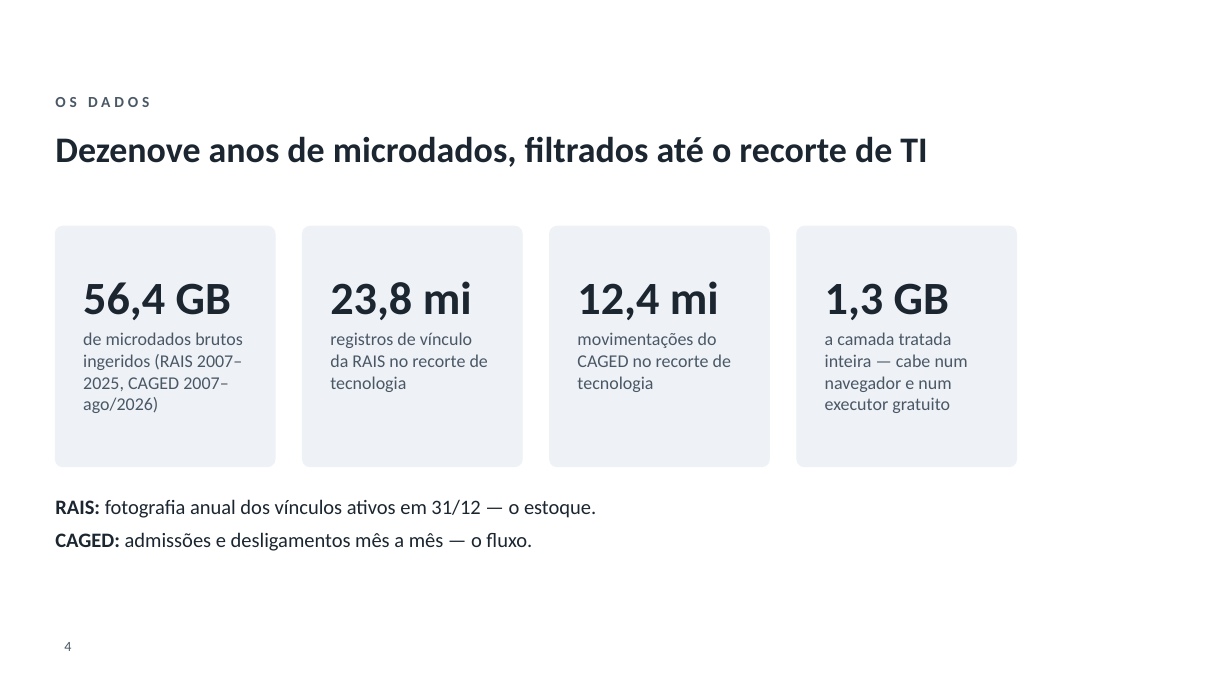
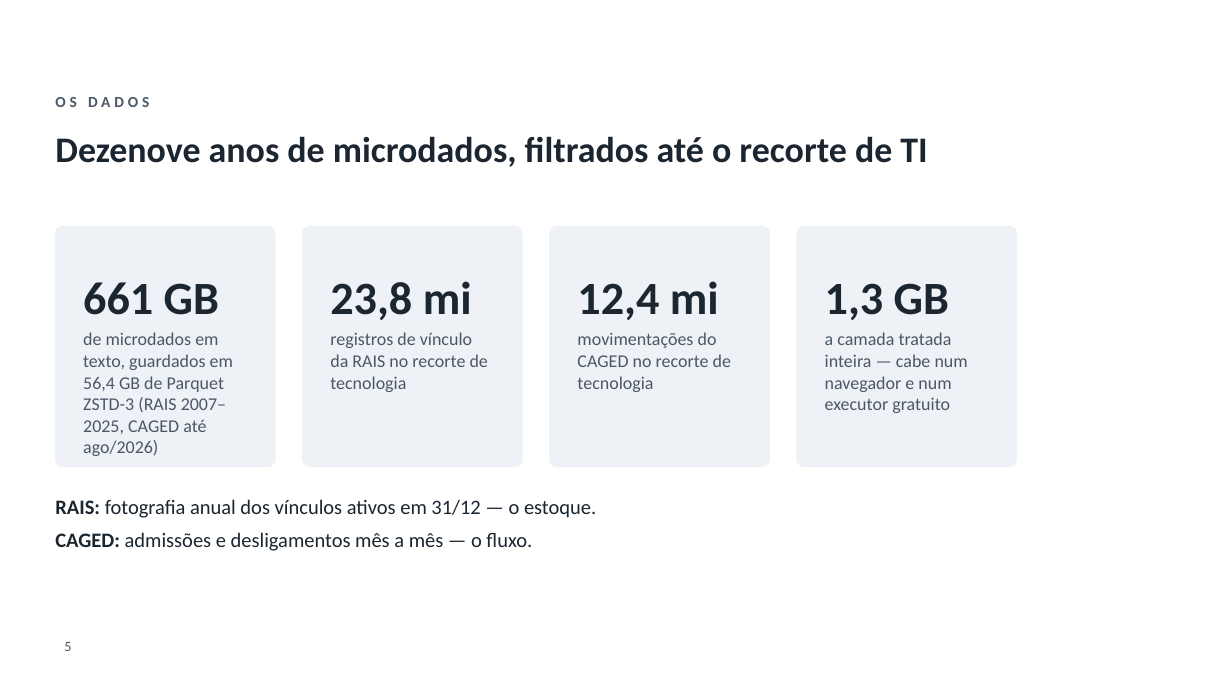
Before and after one commit to GianSE/mercadotech, a slide deck: slide 5 of apresentacao/apresentacao-tcc2.pptx (slide 4 before the commit). Drawn at 1232x693 pixels with LibreOffice and Linux fonts; fonts in the diff are those of the drawing; background and template pictures are left out. Boxes give left, top, right and bottom in pixels: in the first picture for what was removed or moved away, otherwise in the second. Text is boxed around its words. In the diff, an @@ line names an element or a change of style, - is before the commit and + after.

```diff
--- a/apresentacao/apresentacao-tcc2.pptx
+++ b/apresentacao/apresentacao-tcc2.pptx
@@ text at (83,282,219,315): text changed @@
-56,4 GB
+661 GB
@@ text at (83,332,233,456): text changed @@
-de microdados brutos ingeridos (RAIS 2007–2025, CAGED 2007–ago/2026)
+de microdados em texto, guardados em 56,4 GB de Parquet ZSTD-3 (RAIS 2007–2025, CAGED até ago/2026)
@@ page number at (64,642,71,651): text changed @@
-4
+5
```
Also in this commit, not shown: 6 other slides changed, 1 slide added, 13 other files.
